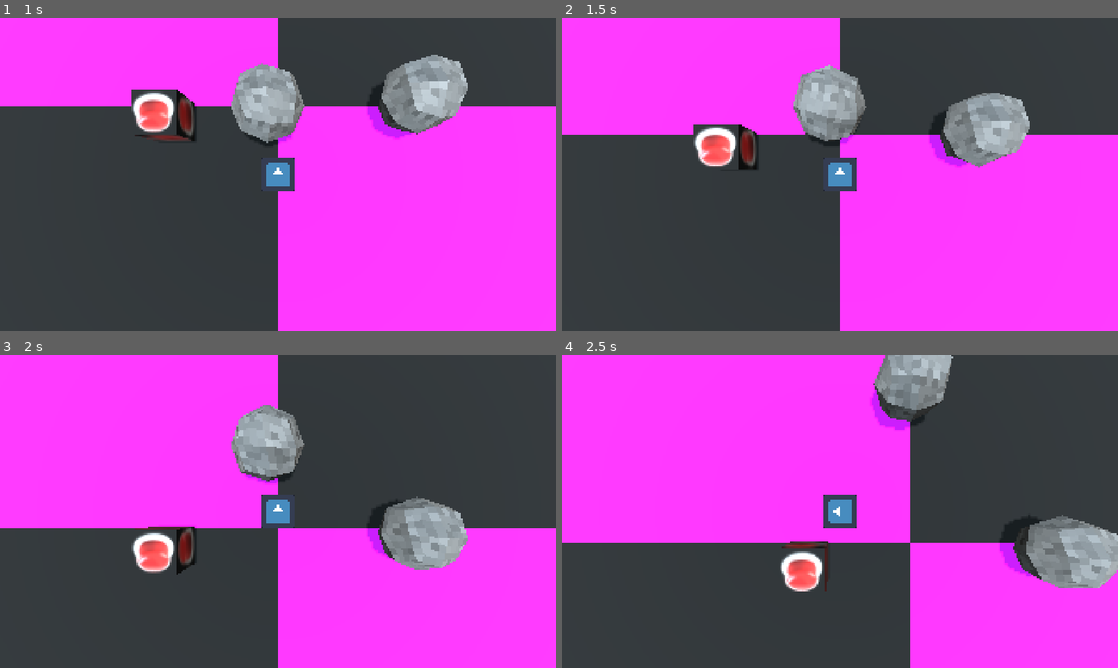
Above: before the commit, frames 1-4 (two rows, left to right).
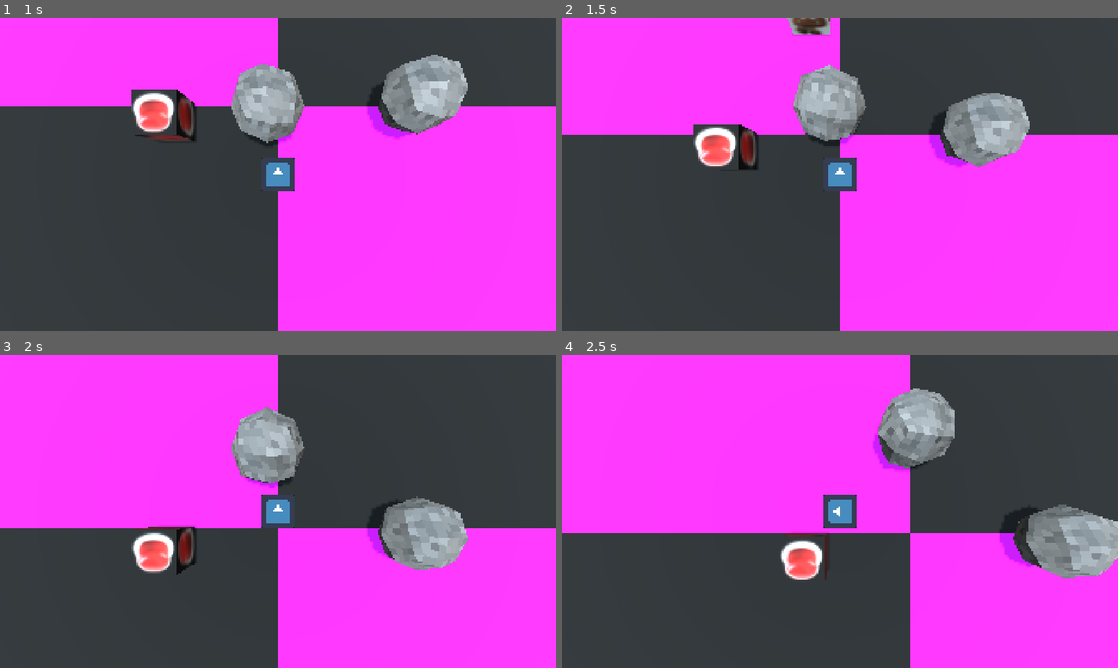
Above: after the commit, the same moments.

Repository: GammaRayTea/project-3-primordial-mass
Game: Godot game, scene res://main.tscn
The game is run twice, just before and just after one commit, with the same random seed, the same clock (stepped at 60 frames per second) and the same inputs. The engine's default icon, where the game draws it, is replaced by a stand-in: a white triangle on a blue panel in a dark square.
Inputs:
- Up to frame 1 (1 s): tap Enter at 0.5 s; hold W (move_up) from 0.53 s (still down); tap E (interact) at 0.6 s
- Up to frame 2 (1.5 s): keep holding W (move_up); tap E (interact) at 1.35 s
- Up to frame 3 (2 s): keep holding W (move_up)
- Up to frame 4 (2.5 s): release W (move_up) at 2.03 s; hold A (move_left) from 2.03 s (still down); tap E (interact) at 2.1 s

Frame 1 is identical in both runs. In frame 2, 0.4% of the frame differs, in the area x 40-49%, y 0-6%; in frame 3, 1.2%; in frame 4, 10%, in the area x 0-100%, y 0-76%.

Commit message:
Revert "Merge branch 'dev-ray' of https://github.com/GammaRayTea/project-3-primordial-mass into dev-ray"
This reverts commit 24d6f83fcb01535830ab827ee0b8b83882213b65, reversing
changes made to d946a6875afc12ec0120dd3ea132829550e0ecfc.

Diff:
--- /dev/null
+++ b/game/behaviours/events/base_event.gd
@@ -0,0 +1,28 @@
+@tool
+@abstract class_name Event extends Node
+signal finished
+
+func _get_configuration_warnings() -> PackedStringArray:
+	var warnings  = PackedStringArray()
+	if finished.get_connections().size() <0:
+		warnings.append("Event doesn't emit finished. Enemy will stall when starting it's execution")
+	var properties: = get_property_list()
+
+	for p in properties:
+		if p["class_name"] !="":
+			if get(p["name"]) == null:
+				warnings.append("Property %s has no value"%p["name"])
+
+	return warnings
+
+
+func _init():
+	notify_property_list_changed()
+
+func _validate_property(property):
+	if property.usage  & PROPERTY_USAGE_SCRIPT_VARIABLE:
+		update_configuration_warnings()
+
+
+
+@abstract func execute() -> void
--- /dev/null
+++ b/game/behaviours/events/free.gd
@@ -0,0 +1,7 @@
+@tool
+class_name FreeEvent extends Event
+
+@export var target:Node
+
+func execute() -> void:
+	target.queue_free()
--- a/game/enemies/enemy_base/base_enemy.gd
+++ b/game/enemies/enemy_base/base_enemy.gd
@@ -1,12 +1,12 @@
 @tool
 class_name Enemy extends CharacterBody3D
-##Enemy base class. Extend to define custom Events.
+
 @export_category("Attributes")
 @export var health:float = 100.0:
 	set(value):
 		health = value
 		if health <= 0.0:
-			_die()
+			die()
 
 @export_category("Components")
 @export var animation_tree:AnimationTree:
@@ -20,10 +20,13 @@
 		state_machine = value
 		update_configuration_warnings()
 
-
+@export_category("Events")
+@export var events_on_hurt: Array[Event] = []
+@export var events_on_hit: Array[Event] = []
+@export var events_on_death: Array[Event] = []
 
 signal enemy_died
-signal enemy_hurt
+signal enemy_hit
 
 
 func _get_configuration_warnings() -> PackedStringArray:
@@ -43,17 +46,26 @@
 		state_machine._update(_delta)
 
 
-##Called when the enemy gets hit
-func _get_hit(source:HitBox):
-	health-=source.damage
-	enemy_hurt.emit()
+func get_hit(damage:float):
+	health-=damage
+	execute_events(events_on_hurt)
+	enemy_hit.emit()
+	print("damage ", damage, " health ", health)
 
-##Called when the enemy dies
-func _die() -> void:
+func die() -> void:
+	await execute_events(events_on_death)
 	enemy_died.emit()
-
+	queue_free()
 
 
 func _on_hurt_box_area_entered(area: Area3D) -> void:
 	if area is HitBox and area.get_parent() != self:
-		_get_hit(area)
+
+		get_hit(area.damage)
+
+
+func execute_events(events:Array[Event])->void:
+	for event in events:
+		if event is Event:
+			event.execute()
+			await event.finished
--- a/game/enemies/enemy_base/base_enemy.tscn
+++ b/game/enemies/enemy_base/base_enemy.tscn
@@ -26,6 +26,8 @@
 script = ExtResource("2_uxsc4")
 metadata/_custom_type_script = "uid://d10lffcbhtmrp"
 
+[node name="Events" type="Node" parent="." unique_id=1440544615]
+
 [node name="AnimationPlayer" type="AnimationPlayer" parent="." unique_id=67901383]
 root_node = NodePath("../AnimationTree")
 
--- a/game/enemies/test_enemy/test_enemy.gd
+++ /dev/null
@@ -1,12 +0,0 @@
-@tool
-extends Enemy
-
-
-#Called when the enemy gets hit. [code]super()[/code] subtracts health and emits [code]enemy_hurt[/code].
-func _get_hit(source:HitBox):
-	super(source)
-
-#Called when the enemy dies. [code]super()[/code] emits [code]enemy_died[/code].
-func _die() -> void:
-	super()
-	queue_free()
--- a/game/enemies/test_enemy/test_enemy.tscn
+++ b/game/enemies/test_enemy/test_enemy.tscn
@@ -4,6 +4,7 @@
 [ext_resource type="Script" uid="uid://bi8u06c53mn68" path="res://game/state_machine/states/walk_forward.gd" id="2_sn51l"]
 [ext_resource type="Script" uid="uid://cv8ndqtg5slh6" path="res://game/state_machine/states/wait.gd" id="3_7ldnf"]
 [ext_resource type="Texture2D" uid="uid://cocr5d27l2mx3" path="res://assets/enemies/test_enemy/657-6574748_mario-goomba-clipart-mario-bros-2372846964.jpg" id="3_oqc07"]
+[ext_resource type="Script" uid="uid://cxmt2fl7nvfju" path="res://game/behaviours/events/free.gd" id="4_v0kwb"]
 
 [sub_resource type="BoxShape3D" id="BoxShape3D_7ldnf"]
 
@@ -15,8 +16,7 @@
 material = SubResource("StandardMaterial3D_kpvxy")
 
 [node name="TestEnemy" unique_id=2048773448 instance=ExtResource("1_d0a55")]
-script = ExtResource("2_v0kwb")
-health = 40.0
+health = 30.0
 
 [node name="WorldCollider" parent="." index="0" unique_id=1421813303]
 shape = SubResource("BoxShape3D_7ldnf")
@@ -24,18 +24,26 @@
 [node name="StateMachine" parent="." index="1" unique_id=751087973 node_paths=PackedStringArray("initial_state")]
 initial_state = NodePath("WalkForwardState")
 
-[node name="WalkForwardState" type="Node" parent="StateMachine" index="1" unique_id=400175986 node_paths=PackedStringArray("target", "next_state")]
+[node name="WalkForwardState" type="Node" parent="StateMachine" index="0" unique_id=400175986 node_paths=PackedStringArray("target", "next_state")]
 script = ExtResource("2_sn51l")
 target = NodePath("../..")
 next_state = NodePath("../WaitState")
 
+[node name="WaitState" type="Node" parent="StateMachine" index="1" unique_id=861100265 node_paths=PackedStringArray("next_state")]
+script = ExtResource("3_7ldnf")
+next_state = NodePath("../WalkForwardState")
+
+[node name="FreeEvent" type="Node" parent="Events" parent_id_path=PackedInt32Array(1440544615) index="0" unique_id=805446347 node_paths=PackedStringArray("target")]
+script = ExtResource("4_v0kwb")
+target = NodePath("../..")
+
 [node name="MeshInstance3D" type="MeshInstance3D" parent="Visuals" parent_id_path=PackedInt32Array(33426455) index="0" unique_id=491776649]
 mesh = SubResource("BoxMesh_kpvxy")
 
-[node name="HitBox" parent="." index="5" unique_id=565674913]
+[node name="HitBox" parent="." index="6" unique_id=565674913]
 collision_mask = 6
 
-[node name="HurtBox" parent="." index="6" unique_id=158402479]
+[node name="HurtBox" parent="." index="7" unique_id=158402479]
 collision_mask = 24
 
 [connection signal="area_entered" from="HurtBox" to="." method="_on_hurt_box_area_entered"]
Not shown, added: game/behaviours/events/base_event.gd.uid
Not shown, added: game/behaviours/events/free.gd.uid
Not shown, removed: game/enemies/test_enemy/test_enemy.gd.uid
